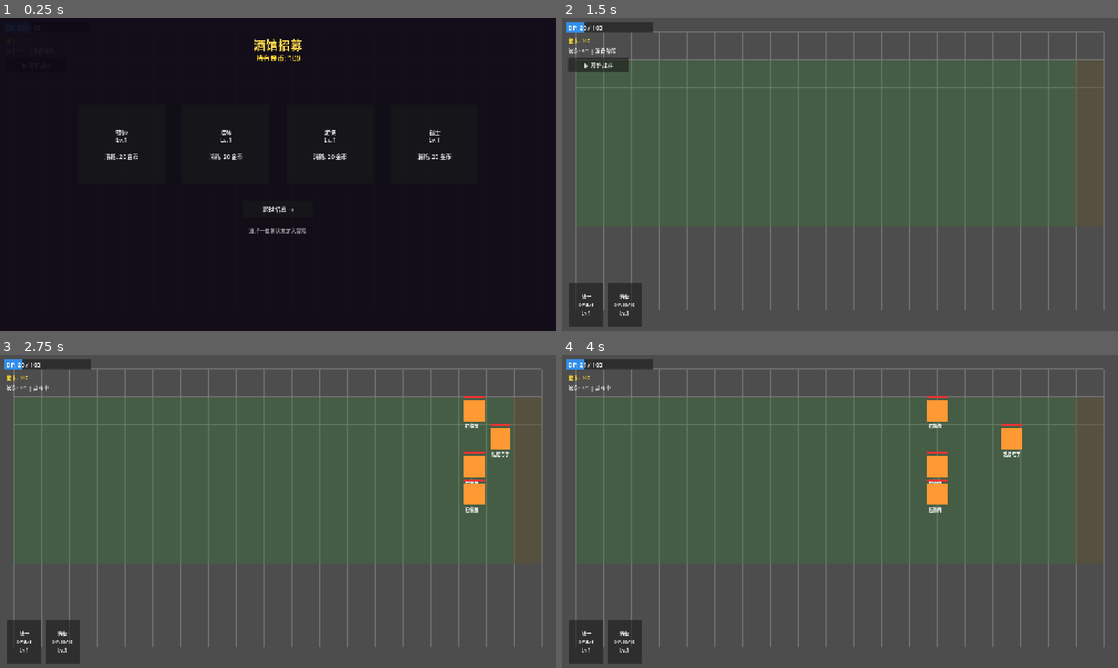
Above: before the commit, frames 1-4 (two rows, left to right).
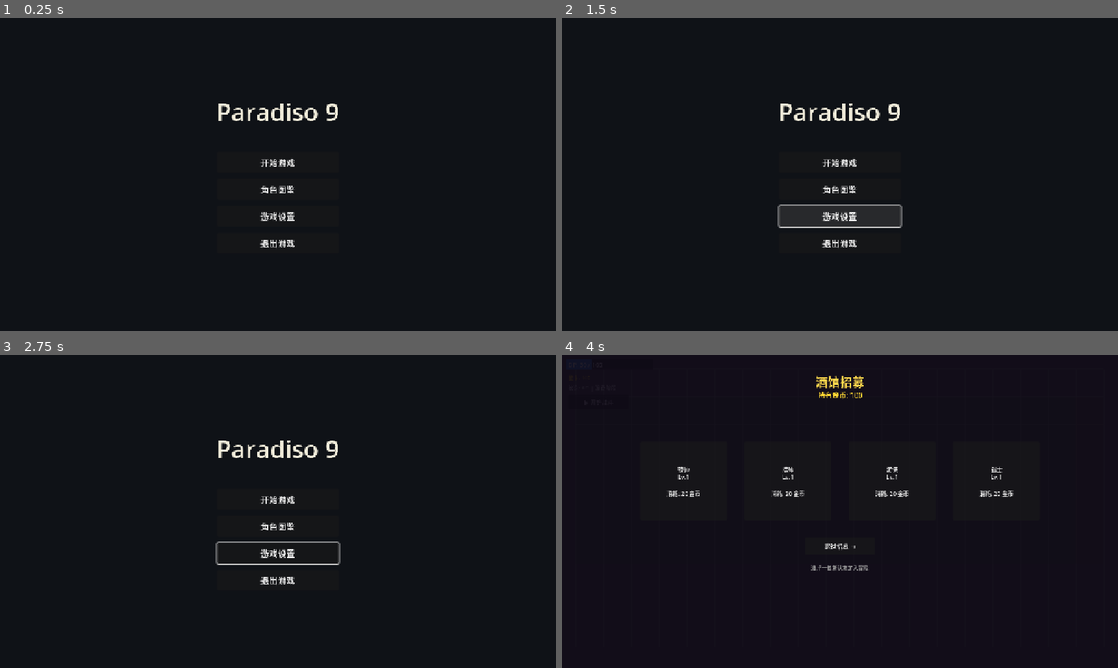
Above: after the commit, the same moments.

Repository: kuronaru/Paradiso
Game: Godot game, scene res://scenes/start_menu.tscn
Same seed, same stepped clock (60 frames per second), same inputs: the game is played once before the commit and once after it. Before the commit the project starts from res://scenes/main.tscn.
Inputs (mouse positions are in pixels of both pictures, inside the frame that each line leads up to):
- Up to frame 1 (0.25 s): no input
- Up to frame 2 (1.5 s): click (840, 190) at 0.5 s, where only the run after the commit has a clickable "角色图鉴"; click (840, 215) at 1.25 s, where only the run after the commit has a clickable "游戏设置"
- Up to frame 3 (2.75 s): click (38, 401) at 2 s, where only the run before the commit has a clickable "▶ 开始战斗"
- Up to frame 4 (4 s): click (840, 498) at 2.75 s, where only the run after the commit has a clickable "开始游戏"; click (600, 401) at 3.5 s, where only the run after the commit has a clickable "▶ 开始战斗"

The runs differ from the first frame. In frame 1, 1.9% of the frame differs, in the area x 18-82%, y 6-74%; in frame 2, 100%; in frame 3, 100%, in the area x 0-100%, y 0-100%; in frame 4, 100%.

Commit message:
add start menu

Diff:
--- a/game/project.godot
+++ b/game/project.godot
@@ -13,7 +13,7 @@
 config/name="Paradiso"
 config/description="DND风格冒险小队 · 网格放置型自走棋 · PVE肉鸽策略RPG"
 config/version="0.1.0"
-run/main_scene="uid://main"
+run/main_scene="res://scenes/start_menu.tscn"
 config/features=PackedStringArray("4.5")
 
 [autoload]
--- /dev/null
+++ b/game/scenes/start_menu.tscn
@@ -0,0 +1,12 @@
+[gd_scene load_steps=2 format=3 uid="uid://start_menu"]
+
+[ext_resource type="Script" path="res://scripts/ui/start_menu.gd" id="1_menu"]
+
+[node name="StartMenu" type="Control"]
+layout_mode = 3
+anchors_preset = 15
+anchor_right = 1.0
+anchor_bottom = 1.0
+grow_horizontal = 2
+grow_vertical = 2
+script = ExtResource("1_menu")
--- /dev/null
+++ b/game/scripts/ui/start_menu.gd
@@ -0,0 +1,104 @@
+# start_menu.gd — 游戏开始界面
+# 显示标题与主菜单按钮，负责进入主战斗场景或退出游戏。
+class_name StartMenu
+extends Control
+
+const M = "StartMenu"
+const MAIN_SCENE_PATH := "res://scenes/main.tscn"
+
+
+func _ready() -> void:
+	"""创建开始界面UI"""
+	_set_full_rect()
+	_build_background()
+	_build_menu()
+
+
+func _set_full_rect() -> void:
+	"""让开始界面铺满窗口"""
+	anchor_left = 0.0
+	anchor_top = 0.0
+	anchor_right = 1.0
+	anchor_bottom = 1.0
+	offset_left = 0.0
+	offset_top = 0.0
+	offset_right = 0.0
+	offset_bottom = 0.0
+
+
+func _build_background() -> void:
+	"""创建深色背景"""
+	var bg := ColorRect.new()
+	bg.color = Color(0.06, 0.07, 0.09, 1.0)
+	bg.anchor_left = 0.0
+	bg.anchor_top = 0.0
+	bg.anchor_right = 1.0
+	bg.anchor_bottom = 1.0
+	bg.mouse_filter = Control.MOUSE_FILTER_IGNORE
+	add_child(bg)
+
+
+func _build_menu() -> void:
+	"""创建居中的标题与按钮列表"""
+	var center := CenterContainer.new()
+	center.anchor_left = 0.0
+	center.anchor_top = 0.0
+	center.anchor_right = 1.0
+	center.anchor_bottom = 1.0
+	center.offset_left = 0.0
+	center.offset_top = 0.0
+	center.offset_right = 0.0
+	center.offset_bottom = 0.0
+	add_child(center)
+
+	var menu := VBoxContainer.new()
+	menu.custom_minimum_size = Vector2(360, 360)
+	menu.add_theme_constant_override("separation", 14)
+	center.add_child(menu)
+
+	var title := Label.new()
+	title.text = "Paradiso 9"
+	title.horizontal_alignment = HORIZONTAL_ALIGNMENT_CENTER
+	title.add_theme_font_size_override("font_size", 56)
+	title.add_theme_color_override("font_color", Color(0.95, 0.93, 0.86, 1.0))
+	menu.add_child(title)
+
+	var spacer := Control.new()
+	spacer.custom_minimum_size = Vector2(1, 26)
+	menu.add_child(spacer)
+
+	menu.add_child(_create_menu_button("开始游戏", _on_start_pressed))
+	menu.add_child(_create_menu_button("角色图鉴", _on_catalog_pressed))
+	menu.add_child(_create_menu_button("游戏设置", _on_settings_pressed))
+	menu.add_child(_create_menu_button("退出游戏", _on_quit_pressed))
+
+
+func _create_menu_button(text: String, callback: Callable) -> Button:
+	"""创建统一样式的菜单按钮"""
+	var button := Button.new()
+	button.text = text
+	button.custom_minimum_size = Vector2(280, 48)
+	button.size_flags_horizontal = Control.SIZE_SHRINK_CENTER
+	button.add_theme_font_size_override("font_size", 20)
+	button.pressed.connect(callback)
+	return button
+
+
+func _on_start_pressed() -> void:
+	"""进入主战斗场景"""
+	get_tree().change_scene_to_file(MAIN_SCENE_PATH)
+
+
+func _on_catalog_pressed() -> void:
+	"""角色图鉴入口（待接入具体界面）"""
+	Log.i(M, "角色图鉴功能待实现")
+
+
+func _on_settings_pressed() -> void:
+	"""游戏设置入口（待接入具体界面）"""
+	Log.i(M, "游戏设置功能待实现")
+
+
+func _on_quit_pressed() -> void:
+	"""退出游戏"""
+	get_tree().quit()
Not shown, added: game/scripts/ui/start_menu.gd.uid
